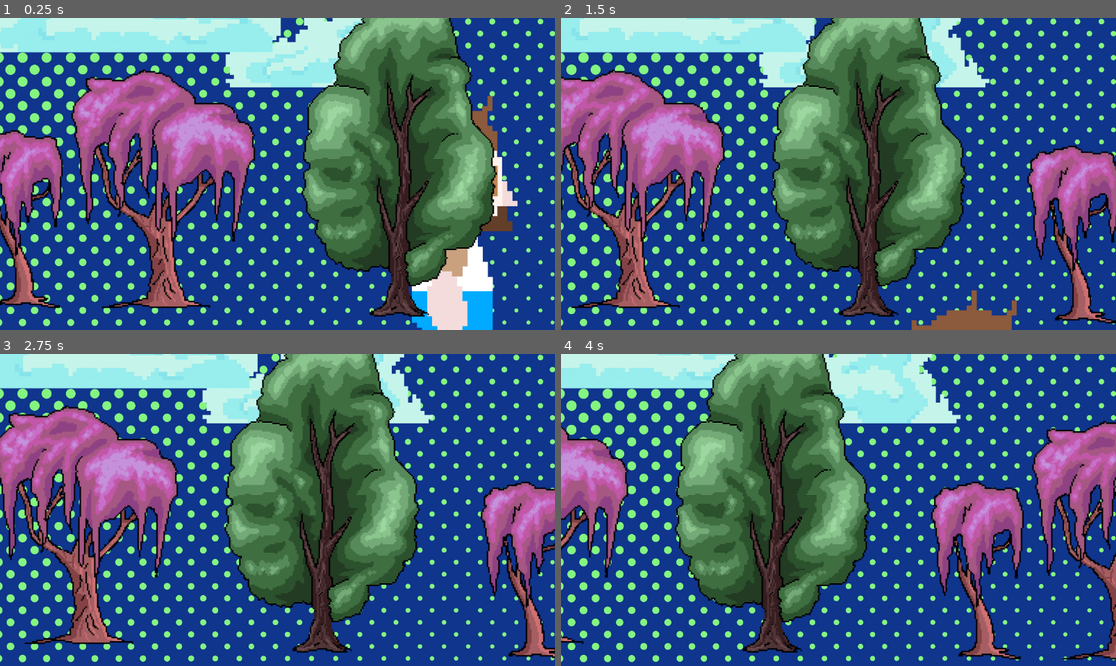
Above: before the commit, frames 1-4 (two rows, left to right).
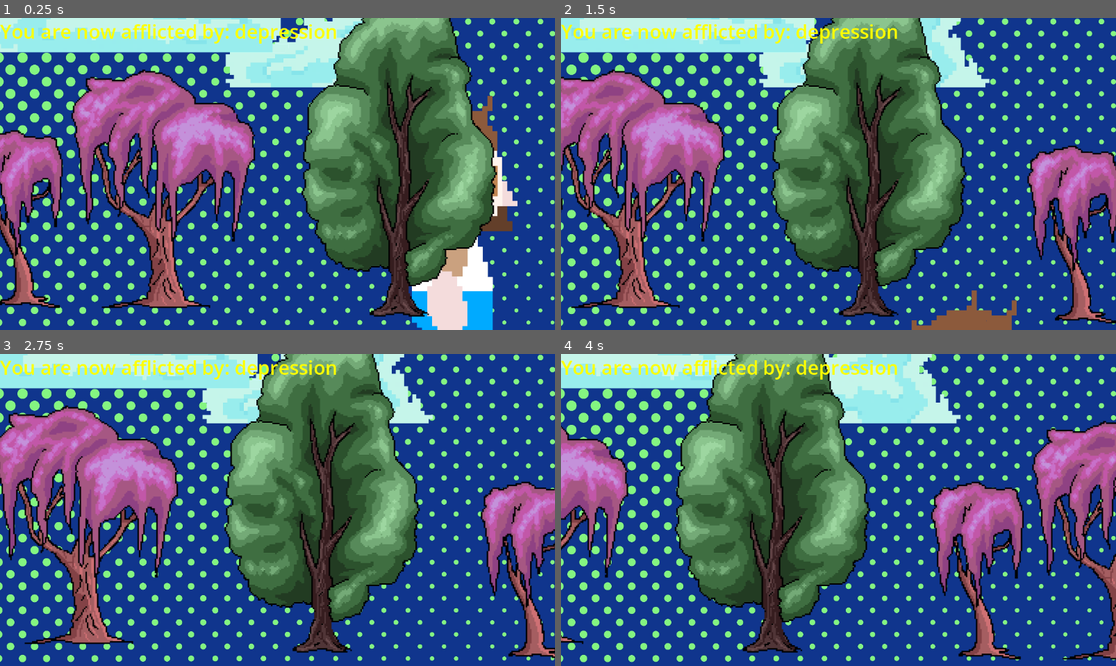
Above: after the commit, the same moments.

Repository: j-karls/jamboys
Game: Godot game, scene res://nodes/base_node.tscn
Two runs of this game, one before a commit and one after it. Both use one fixed random seed, a clock stepped at 60 frames per second and the inputs below.
Inputs:
- Up to frame 1 (0.25 s): no input
- Up to frame 2 (1.5 s): tap Enter (ui_accept) at 0.5, 0.77 s; hold Right (ui_right) from 0.53 s (still down)
- Up to frame 3 (2.75 s): tap Enter (ui_accept) at 1.52 s; release Right (ui_right) at 2.03 s; hold Left (ui_left) from 2.03 s (still down)
- Up to frame 4 (4 s): release Left (ui_left) at 2.78 s; hold Right (ui_right) from 2.78 s (still down); tap Enter (ui_accept) at 3.02, 3.77 s

The runs differ from the first frame. In frame 1, 1.2% of the frame differs, in the area x 0-61%, y 2-9%; in frame 2, 1.1%; in frame 3, 1.2%; in frame 4, 1.1%.

Commit message:
Added afflictions/buffs and a single example and add it to player character on spawn

Diff:
--- /dev/null
+++ b/buffs.gd
@@ -0,0 +1,6 @@
+extends Resource
+class_name Buff
+
+@export var buff_name: String = "Unknown Buff"
+@export var speed_multiplier: float = 1.0
+@export var damage_bonus: int = 0
--- /dev/null
+++ b/buffs/depression.tres
@@ -0,0 +1,9 @@
+[gd_resource type="Resource" script_class="Buff" format=3 uid="uid://cl2iasr5adhf"]
+
+[ext_resource type="Script" uid="uid://c4ua4yf3nuryr" path="res://buffs.gd" id="1_wvb4y"]
+
+[resource]
+script = ExtResource("1_wvb4y")
+buff_name = "depression"
+speed_multiplier = 2.0
+metadata/_custom_type_script = "uid://c4ua4yf3nuryr"
--- a/nodes/assets/character_body_2d.gd
+++ b/nodes/assets/character_body_2d.gd
@@ -23,3 +23,8 @@
 		velocity.x = move_toward(velocity.x, 0, SPEED)
 
 	move_and_slide()
+
+
+func _on_stats_manager_buffs_applied(active_buffs: Array[Buff]) -> void:
+	print("Character just found it got a buff applied")
+	pass # Replace with function body.
--- a/nodes/base_node.tscn
+++ b/nodes/base_node.tscn
@@ -6,12 +6,21 @@
 [ext_resource type="Script" uid="uid://ctx2k8irfbhud" path="res://nodes/camera_2d.gd" id="4_8kaxv"]
 [ext_resource type="Texture2D" uid="uid://chxp2eoivrg8w" path="res://assets/kuzu420-tree-9699300_1920.png" id="4_dfy5j"]
 [ext_resource type="Texture2D" uid="uid://8rdjnjll802d" path="res://assets/kuzu420-fantasy-9695415_1920.png" id="5_qyqpk"]
+[ext_resource type="Script" uid="uid://cvbwmarmqqw8r" path="res://nodes/canvas_layer_ui_manager.gd" id="7_0t18j"]
 [ext_resource type="Script" uid="uid://wjiabfcsn10i" path="res://nodes/assets/character_body_2d.gd" id="7_pogw7"]
 [ext_resource type="Texture2D" uid="uid://lj4xk4phvuue" path="res://nodes/assets/Untitled323_20260615165743.png" id="8_8b1jn"]
 [ext_resource type="Texture2D" uid="uid://cl1e558isslff" path="res://nodes/assets/Untitled323_20260615172059.png" id="9_roe8m"]
 [ext_resource type="Texture2D" uid="uid://ckwiq40awqlse" path="res://nodes/assets/Untitled323_20260615173110.png" id="10_hcxf5"]
 [ext_resource type="Texture2D" uid="uid://dcnvseqa4yyss" path="res://nodes/assets/Untitled323_20260615174724.png" id="11_oxhua"]
 [ext_resource type="Script" uid="uid://d2vl8rdhay37m" path="res://nodes/assets/animated_sprite_2d.gd" id="12_lbhh7"]
+[ext_resource type="Script" uid="uid://csqyduhxg4yhh" path="res://stats_manager.gd" id="13_8b1jn"]
+[ext_resource type="Script" uid="uid://c4ua4yf3nuryr" path="res://buffs.gd" id="15_hcxf5"]
+[ext_resource type="Resource" uid="uid://cl2iasr5adhf" path="res://buffs/depression.tres" id="16_oxhua"]
+
+[sub_resource type="LabelSettings" id="LabelSettings_pogw7"]
+font_size = 40
+font_color = Color(1, 1, 0, 1)
+outline_color = Color(1, 1, 0.101960786, 1)
 
 [sub_resource type="SpriteFrames" id="SpriteFrames_7rd1a"]
 animations = [{
@@ -102,6 +111,17 @@
 zoom = Vector2(0.4, 0.4)
 script = ExtResource("4_8kaxv")
 
+[node name="CanvasLayerUIManager" type="CanvasLayer" parent="." unique_id=1940427158 node_paths=PackedStringArray("player_stats_manager")]
+script = ExtResource("7_0t18j")
+player_stats_manager = NodePath("../CharacterBody2D/StatsManager")
+
+[node name="Label" type="Label" parent="CanvasLayerUIManager" unique_id=796847198]
+offset_right = 40.0
+offset_bottom = 23.0
+label_settings = SubResource("LabelSettings_pogw7")
+horizontal_alignment = 1
+vertical_alignment = 1
+
 [node name="CharacterBody2D" type="CharacterBody2D" parent="." unique_id=1348621404]
 script = ExtResource("7_pogw7")
 
@@ -112,3 +132,9 @@
 script = ExtResource("12_lbhh7")
 
 [node name="CollisionShape2D" type="CollisionShape2D" parent="CharacterBody2D" unique_id=271770616]
+
+[node name="StatsManager" type="Node" parent="CharacterBody2D" unique_id=60611858]
+script = ExtResource("13_8b1jn")
+all_game_buffs = Array[ExtResource("15_hcxf5")]([ExtResource("16_oxhua")])
+
+[connection signal="buffs_applied" from="CharacterBody2D/StatsManager" to="CharacterBody2D" method="_on_stats_manager_buffs_applied"]
--- /dev/null
+++ b/nodes/canvas_layer_ui_manager.gd
@@ -0,0 +1,27 @@
+extends CanvasLayer
+
+@onready var message_label: Label = $Label
+
+# Export a NodePath or strictly type the reference so we can assign it in the Inspector
+@export var player_stats_manager: StatsManager
+
+func _ready() -> void:
+	# Connect the UI to the StatsManager's signal
+	if player_stats_manager:
+		player_stats_manager.buffs_applied.connect(_on_buffs_applied)
+
+# This function triggers automatically whenever the signal is emitted
+func _on_buffs_applied(active_buffs: Array[Buff]) -> void:
+	for i in range(100):
+		print("buff applied")
+
+	var buff_names: Array[String] = []
+	for buff in active_buffs:
+		buff_names.append(buff.buff_name)
+
+	# Join the array into a single comma-separated string
+	message_label.text = "You are now afflicted by: %s" % ", ".join(buff_names)
+	message_label.show()
+
+	await get_tree().create_timer(4.0).timeout
+	message_label.hide()
--- /dev/null
+++ b/stats_manager.gd
@@ -0,0 +1,38 @@
+extends Node
+class_name StatsManager
+
+# We use Godot's Observer pattern (Signals) to broadcast state changes
+signal buffs_applied(active_buffs: Array[Buff])
+
+# The master list of all possible buffs in the game.
+# You can drag and drop your .tres files into this array in the Inspector.
+@export var all_game_buffs: Array[Buff] = []
+
+var active_buffs: Array[Buff] = []
+
+func _ready() -> void:
+	# For testing: apply 3 random buffs at the start of the game
+	apply_random_buffs(3)
+
+func apply_random_buffs(count: int) -> void:
+	if all_game_buffs.is_empty():
+		return
+
+	# Duplicate the array so we can shuffle and pop without modifying the master list
+	var pool := all_game_buffs.duplicate()
+	pool.shuffle()
+
+	for i in range(min(count, pool.size())):
+		print("APPEND")
+		active_buffs.append(pool.pop_back())
+		print(active_buffs)
+
+	# Broadcast to the rest of the game (UI, Player Controller, etc.) that buffs changed
+	buffs_applied.emit(active_buffs)
+
+# Example of a getter that calculates the final derived stat
+func get_total_speed_multiplier() -> float:
+	var total := 1.0
+	for buff in active_buffs:
+		total *= buff.speed_multiplier
+	return total
Not shown, added: buffs.gd.uid
Not shown, added: nodes/canvas_layer_ui_manager.gd.uid
Not shown, added: stats_manager.gd.uid
